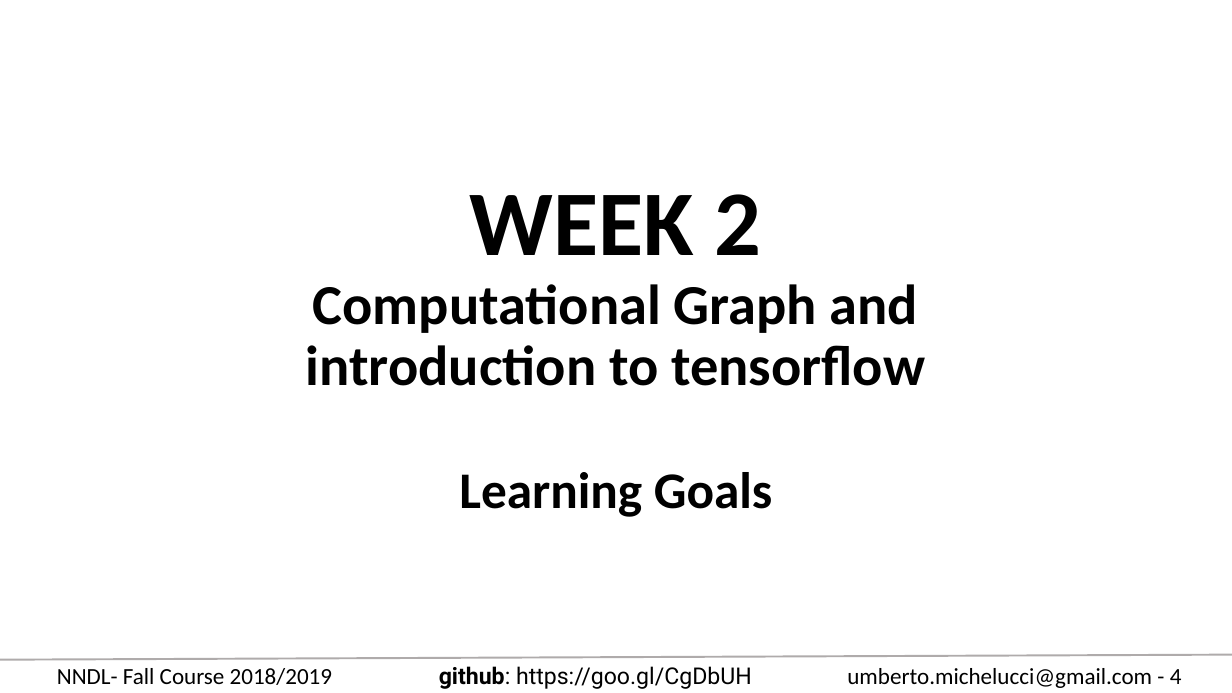
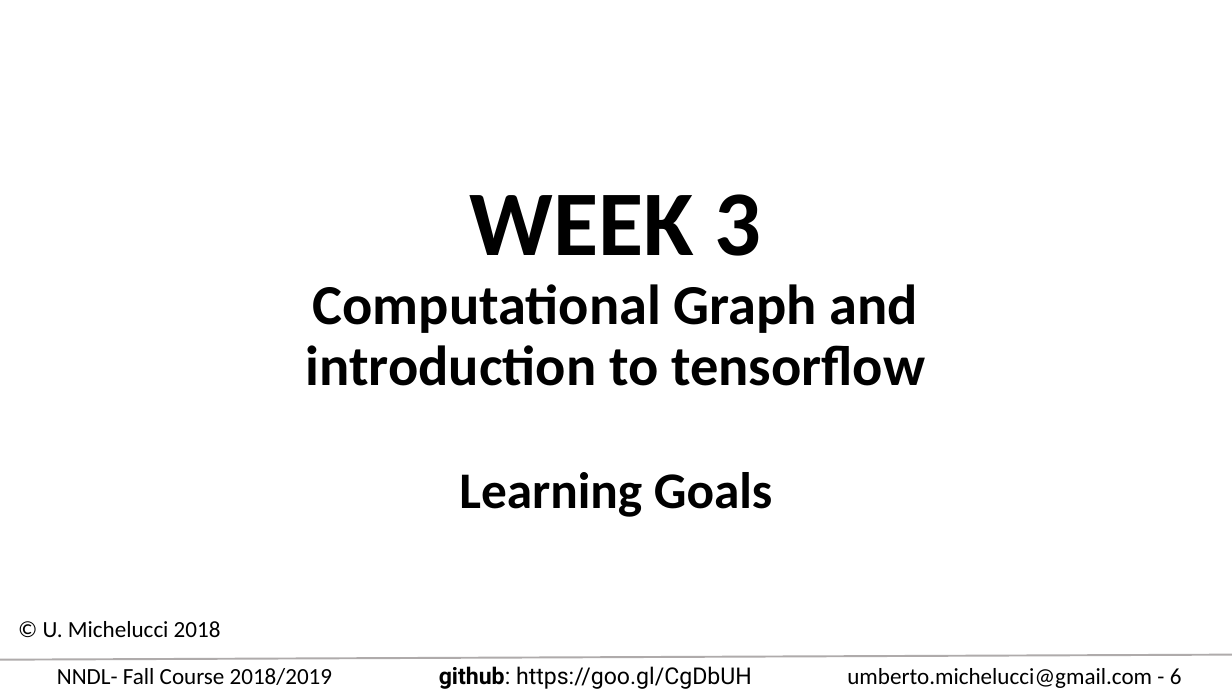
Before and after one commit to toelt-llc/COURSE-zhaw-dlcourse-spring2019, a slide deck: slide 6 of Learning_goals_overview.pptx (slide 4 before the commit). Drawn at 1232x693 pixels with LibreOffice and Linux fonts; fonts in the diff are those of the drawing. Boxes give left, top, right and bottom in pixels: in the first picture for what was removed or moved away, otherwise in the second. Text is boxed around its words. In the diff, an @@ line names an element or a change of style, - is before the commit and + after.

```diff
--- a/Learning_goals_overview.pptx
+++ b/Learning_goals_overview.pptx
@@ title at [306, 194, 925, 386]: text changed @@
-WEEK 2
-Computational Graph and introduction to tensorflow
+WEEK 3
+Computational Graph and introduction to tensorflow
@@ text added at [43, 621, 221, 637], 18 pt, text #000000 @@
+© U. Michelucci 2018
@@ text at [847, 668, 1182, 688]: text changed @@
-umberto.michelucci@gmail.com - 4
+umberto.michelucci@gmail.com - 6
```
Also in this commit, not shown: 7 other slides changed, 11 slides added, 11 slides removed.
